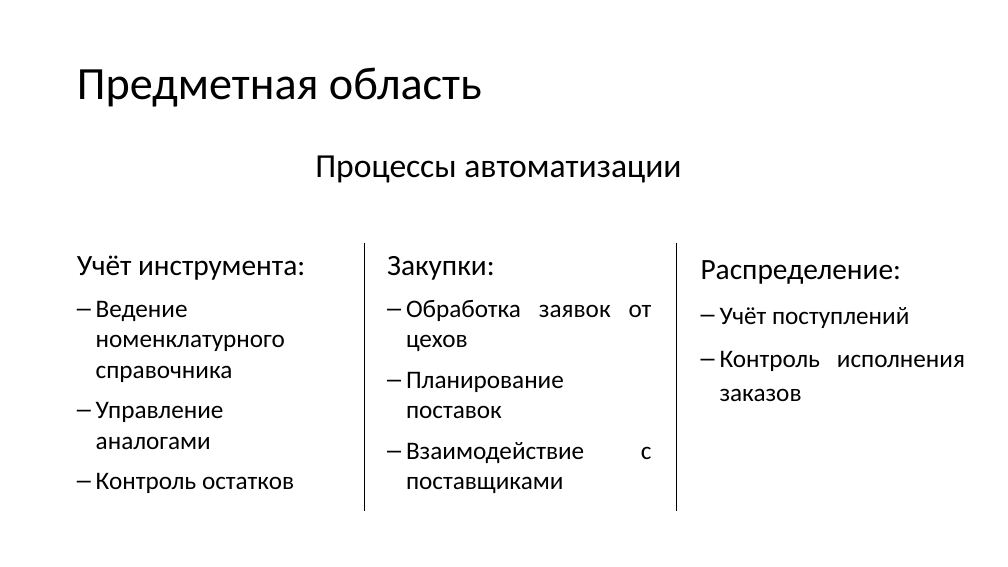
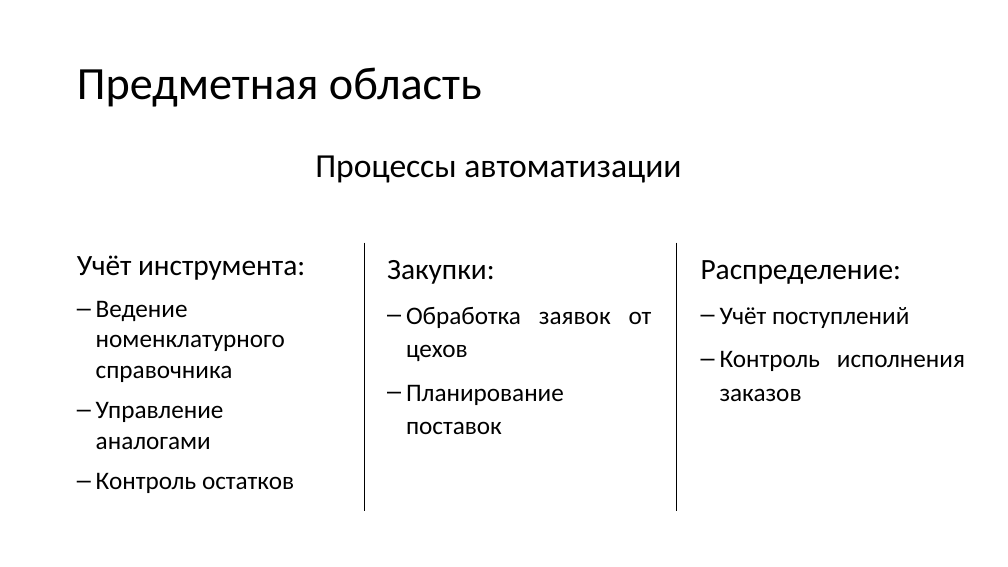
Before and after one commit to Ka666aH/Instrument-accounting-and-purchase-system, a slide deck: slide 4 of Документы/Хорошев/Хорошев_Диплом_Презентация.pptx. Drawn at 1008x567 pixels with LibreOffice and Linux fonts; fonts in the diff are those of the drawing. Boxes give left, top, right and bottom in pixels: in the first picture for what was removed or moved away, otherwise in the second. Text is boxed around its words. In the diff, an @@ line names an element or a change of style, - is before the commit and + after.

```diff
--- a/Документы/Хорошев/Хорошев_Диплом_Презентация.pptx
+++ b/Документы/Хорошев/Хорошев_Диплом_Презентация.pptx
@@ text "Закупки:" at <box>387,260,652,434</box>: line spacing 1 to 1.1 @@
@@ text at <box>406,442,652,463</box>: paragraph removed @@
-– Взаимодействие с поставщиками
```
Also in this commit, not shown: 3 other slides changed, 4 other files.
